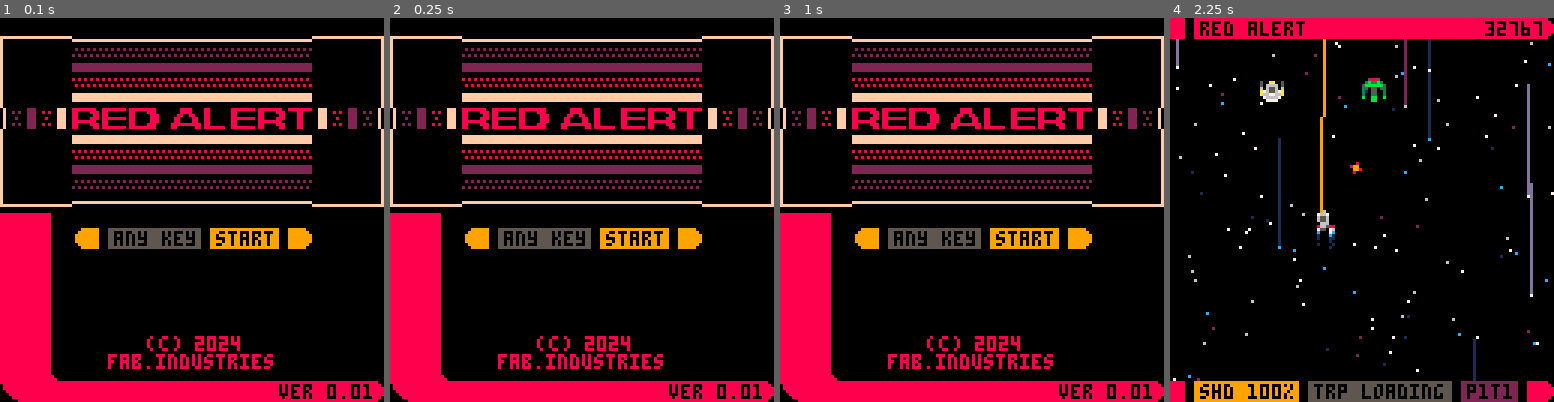
Above: before the commit, frames 1-4 (left to right).
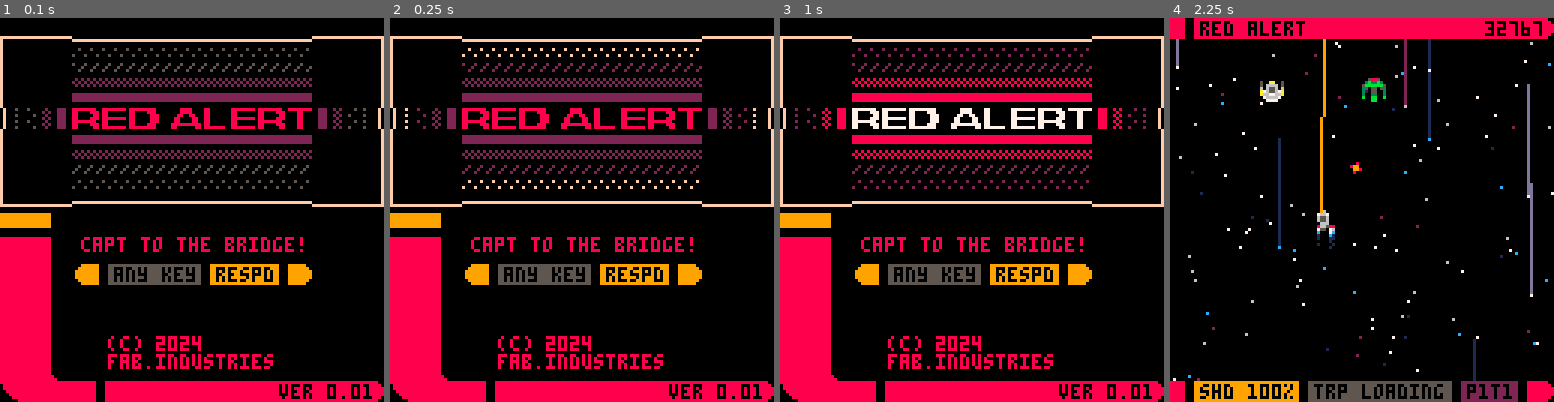
Above: after the commit, the same moments.

Repository: fab-industries/red-alert
Game: PICO-8 cartridge redalert.p8
Two runs of this game, one before a commit and one after it. Both use one fixed random seed, a clock stepped at 60 frames per second and the inputs below.
Inputs:
- Up to frame 1 (0.1 s): no input
- Up to frame 2 (0.25 s): no input
- Up to frame 3 (1 s): tap O (Z key) at 0.33, 0.7 s
- Up to frame 4 (2.25 s): tap X (X key) at 1.07, 2.07 s; tap O (Z key) at 1.43, 2.22 s; hold Left from 1.97 s (still down)

The runs differ from the first frame. In frame 1, 16% of the frame differs, in the area x 0-97%, y 7-100%; in frame 2, 16%; in frame 3, 16%; in frame 4, nothing differs.

Commit message:
Animated start screen

Diff:
--- a/redalert.p8
+++ b/redalert.p8
@@ -240,45 +240,96 @@
 function draw_start()
  cls(0)
 
+ --bar colour fx
+ local imp=t\6%8+1
+ local bar_cols={2,8,15}
+ local b1_col=5
+ local b2_col=5
+ local b3_col=2
+ local b4_col=2
+
+ if imp==1 then
+  b1_col=5
+  b2_col=5
+  b3_col=2
+  b4_col=2
+ elseif imp==2 then
+  b1_col=15
+  b2_col=2
+  b3_col=2
+  b4_col=2
+ elseif imp==3 then
+  b1_col=8
+  b2_col=15
+  b3_col=2
+  b4_col=2
+ elseif imp==4 then
+  b1_col=8
+  b2_col=8
+  b3_col=15
+  b4_col=2
+ elseif imp==5 then
+  b1_col=2
+  b2_col=8
+  b3_col=8
+  b4_col=15
+ elseif imp==6 then
+  b1_col=2
+  b2_col=2
+  b3_col=8
+  b4_col=8
+ elseif imp==7 then
+  b1_col=5
+  b2_col=2
+  b3_col=2
+  b4_col=8
+ elseif imp==8 then
+  b1_col=5
+  b2_col=5
+  b3_col=2
+  b4_col=2
+ end
+
  --top bars
- fillp(0x5faf)
- rectfill(24,10,103,12,2)
+ fillp(0x7bdf)
+ rectfill(24,10,103,12,b1_col)
+ fillp(0xedb7)
+ rectfill(24,15,103,17,b2_col)
+ fillp(0xa5a5)
+ rectfill(24,20,103,22,b3_col)
  fillp()
- rectfill(24,15,103,17,2)
- fillp(0x5faf)
- rectfill(24,20,103,22,8)
+ rectfill(24,25,103,27,b4_col)
+
+
+ --bottom bars
+ fillp(0x7bdf)
+ rectfill(24,54,103,56,b1_col)
+ fillp(0xedb7)
+ rectfill(24,49,103,51,b2_col)
+ fillp(0xa5a5)
+ rectfill(24,44,103,46,b3_col)
  fillp()
- rectfill(24,25,103,27,15)
-
- --bottom bars
- rectfill(24,39,103,41,15)
- fillp(0x5faf)
- rectfill(24,44,103,46,8)
+ rectfill(24,39,103,41,b4_col)
+
+ --left bars
+ fillp(0xbfbf)
+ rectfill(4,30,6,36,b1_col)
+ fillp(0xefbf)
+ rectfill(9,30,11,36,b2_col)
+ fillp(0xa5a5)
+ rectfill(14,30,16,36,b3_col)
  fillp()
- rectfill(24,49,103,51,2)
- fillp(0x5faf)
- rectfill(24,54,103,56,2)
+ rectfill(19,30,21,36,b4_col)
+
+ --right bars
+ fillp(0xbfbf)
+ rectfill(123,30,121,36,b1_col)
+ fillp(0x7fdf)
+ rectfill(118,30,116,36,b2_col)
+ fillp(0xa5a5)
+ rectfill(113,30,111,36,b3_col)
  fillp()
-
- --left bars
- fillp(0xfaf5)
- rectfill(4,30,6,36,2)
- fillp()
- rectfill(9,30,11,36,2)
- fillp(0xfaf5)
- rectfill(14,30,16,36,8)
- fillp()
- rectfill(19,30,21,36,15)
-
- --right bars
- fillp(0xf5fa)
- rectfill(123,30,121,36,2)
- fillp()
- rectfill(118,30,116,36,2)
- fillp(0xf5fa)
- rectfill(113,30,111,36,8)
- fillp()
- rectfill(108,30,106,36,15)
+ rectfill(108,30,106,36,b4_col)
 
  --border
  rect(0,6,127,62,15)
@@ -291,23 +342,36 @@
  line(127,30,127,36,0)
  line(126,30,126,36,15)
 
+ if imp==5 then
+  pal(8,15)
+ elseif imp==6 then
+  pal(8,7)
+ elseif imp==7 then
+  pal(8,7)
+  elseif imp==8 then
+  pal(8,7)
+ end
+
  spr(192,24,30,10,1)
-
+ pal()
 
  local tcol={5,8}
- rectfill(36,70,66,76,tcol[t\15%2+1])
-
- rectfill(30,70,32,76,9)
- circfill(28,73,3,9)
- print("any key",38,71,0)
-
- rectfill(70,70,92,76,9)
-
- rectfill(96,70,101,76,9)
- circfill(100,73,3,9)
- print("start",72,71,0)
-
- rectfill(0,65,20,120,8)
+ rectfill(36,82,66,88,tcol[t\15%2+1])
+
+ rectfill(30,82,32,88,9)
+ circfill(28,85,3,9)
+ print("any key",38,83,0)
+
+ rectfill(70,82,92,88,9)
+
+ rectfill(96,82,101,88,9)
+ circfill(100,85,3,9)
+ print("respd",72,83,0)
+
+ print("capt to the bridge!",27,73,8)
+
+ rectfill(0,65,20,69,9)
+ rectfill(0,73,20,120,8)
  rectfill(17,65,20,116,0)
 
  rectfill(6,121,122,127,8)
@@ -315,7 +379,9 @@
  circfill(8,119,8,8)
  circfill(20,117,3,0)
 
- print("(c) 2024",49,106,8)
+ rectfill(32,121,34,127,0)
+
+ print("(c) 2024",36,106,8)
  print("fab.industries",36,112,8)
  print("ver "..version,93,122,0)
 
